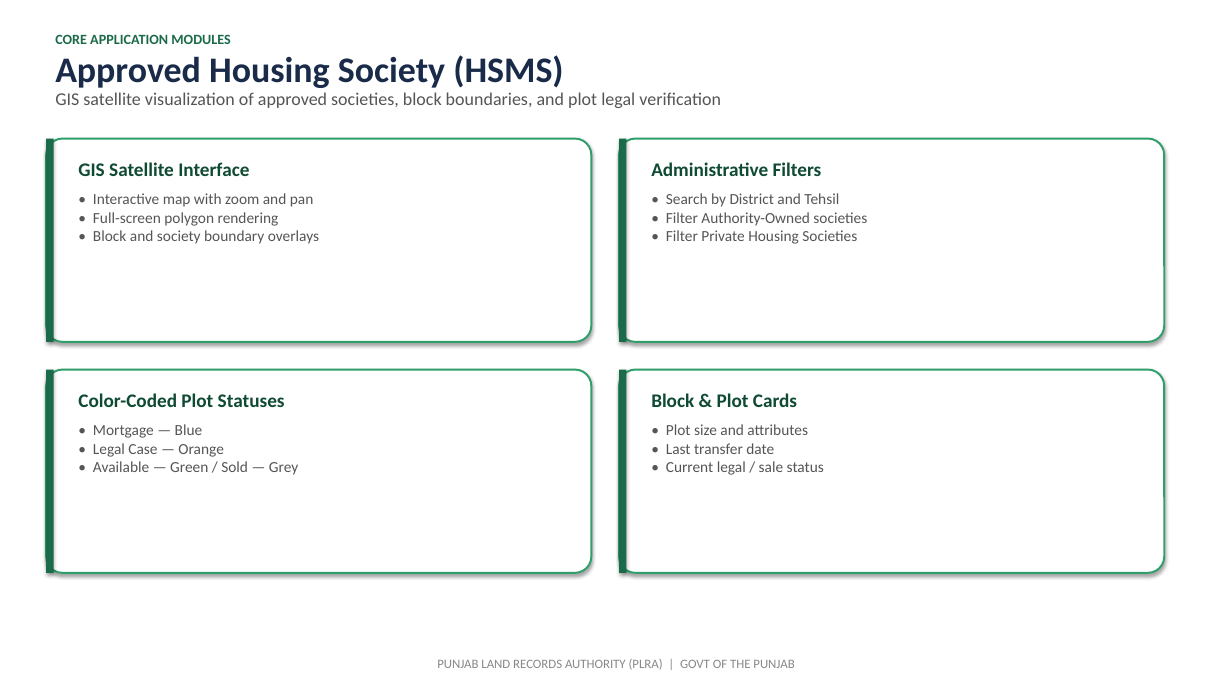
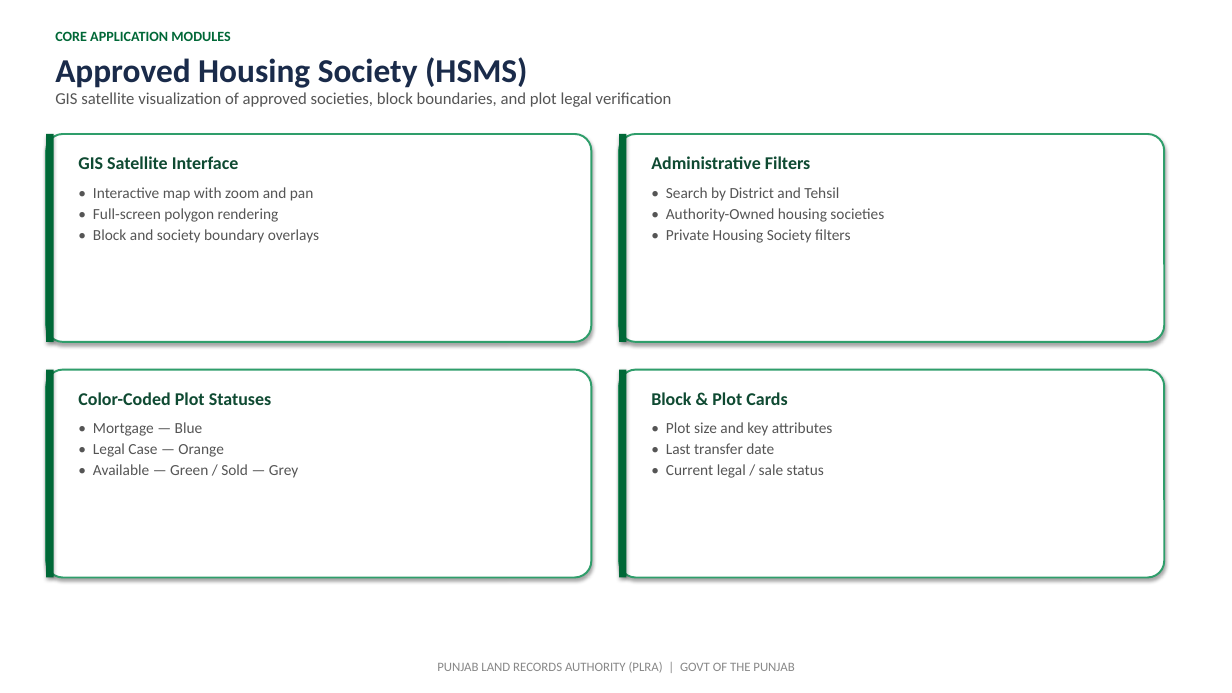
Before and after one commit to GulraizAhmed/GulraizAhmed, a slide deck: slide 8 of Punjab_Zameen_Application.pptx. Drawn at 1232x693 pixels with LibreOffice and Linux fonts; fonts in the diff are those of the drawing. Boxes give left, top, right and bottom in pixels: in the first picture for what was removed or moved away, otherwise in the second. Text is boxed around its words. In the diff, an @@ line names an element or a change of style, - is before the commit and + after.

```diff
--- a/Punjab_Zameen_Application.pptx
+++ b/Punjab_Zameen_Application.pptx
@@ text "CORE APPLICATION MODULES" at (x1=55, y1=31, x2=230, y2=41): text colour #1B6B4A to #006837; more space between paragraphs @@
@@ text "Approved Housing Society (HSMS)" at (x1=55, y1=57, x2=527, y2=88): size 28 to 26 pt; more space between paragraphs @@
@@ text "GIS satellite visualization of approved ..." at (x1=55, y1=92, x2=672, y2=107): size 14 to 13 pt; more space between paragraphs @@
@@ rounded rectangle resized from (x1=46, y1=139, x2=592, y2=342) to (x1=46, y1=134, x2=592, y2=342) @@
@@ rectangle resized from (x1=46, y1=139, x2=54, y2=342) to (x1=46, y1=134, x2=54, y2=342) @@
@@ rounded rectangle resized from (x1=619, y1=139, x2=1165, y2=342) to (x1=619, y1=134, x2=1165, y2=342) @@
@@ rectangle resized from (x1=619, y1=139, x2=627, y2=342) to (x1=619, y1=134, x2=627, y2=342) @@
@@ size 15 to 14 pt; more space between paragraphs in 4 elements at (x1=78, y1=392, x2=272, y2=405), (x1=651, y1=392, x2=787, y2=405), (x1=78, y1=156, x2=239, y2=169), (x1=651, y1=156, x2=811, y2=169) @@
@@ more space between paragraphs in 3 elements at (x1=437, y1=662, x2=794, y2=673), (x1=93, y1=422, x2=298, y2=478), (x1=93, y1=187, x2=319, y2=243) @@
@@ text at (x1=666, y1=208, x2=884, y2=243): text changed @@
-• Filter Authority-Owned societies
-• Filter Private Housing Societies
+• Authority-Owned housing societies
+• Private Housing Society filters
@@ text at (x1=666, y1=187, x2=839, y2=201): more space between paragraphs @@
@@ rounded rectangle resized from (x1=46, y1=370, x2=592, y2=573) to (x1=46, y1=370, x2=592, y2=578) @@
@@ rectangle resized from (x1=46, y1=370, x2=54, y2=573) to (x1=46, y1=370, x2=54, y2=578) @@
@@ rounded rectangle resized from (x1=619, y1=370, x2=1165, y2=573) to (x1=619, y1=370, x2=1165, y2=578) @@
@@ fill #1B6B4A to #006837 in 4 elements at (x1=46, y1=134, x2=54, y2=342), (x1=619, y1=134, x2=627, y2=342), (x1=46, y1=370, x2=54, y2=578), (x1=619, y1=370, x2=627, y2=578) @@
@@ rectangle resized from (x1=619, y1=370, x2=627, y2=573) to (x1=619, y1=370, x2=627, y2=578) @@
@@ text at (x1=666, y1=422, x2=833, y2=436): text changed @@
-• Plot size and attributes
+• Plot size and key attributes
@@ text at (x1=666, y1=443, x2=824, y2=478): more space between paragraphs @@
```
Also in this commit, not shown: 16 other slides changed, 7 slides added, 7 slides removed, 2 other files.
